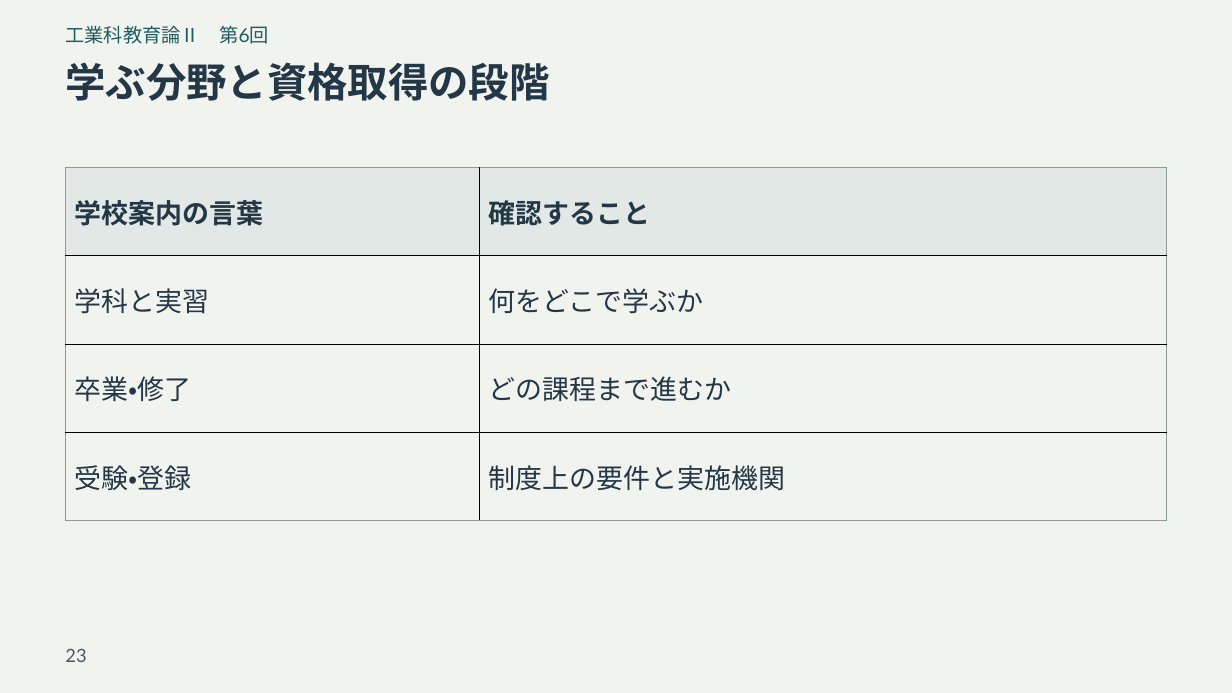
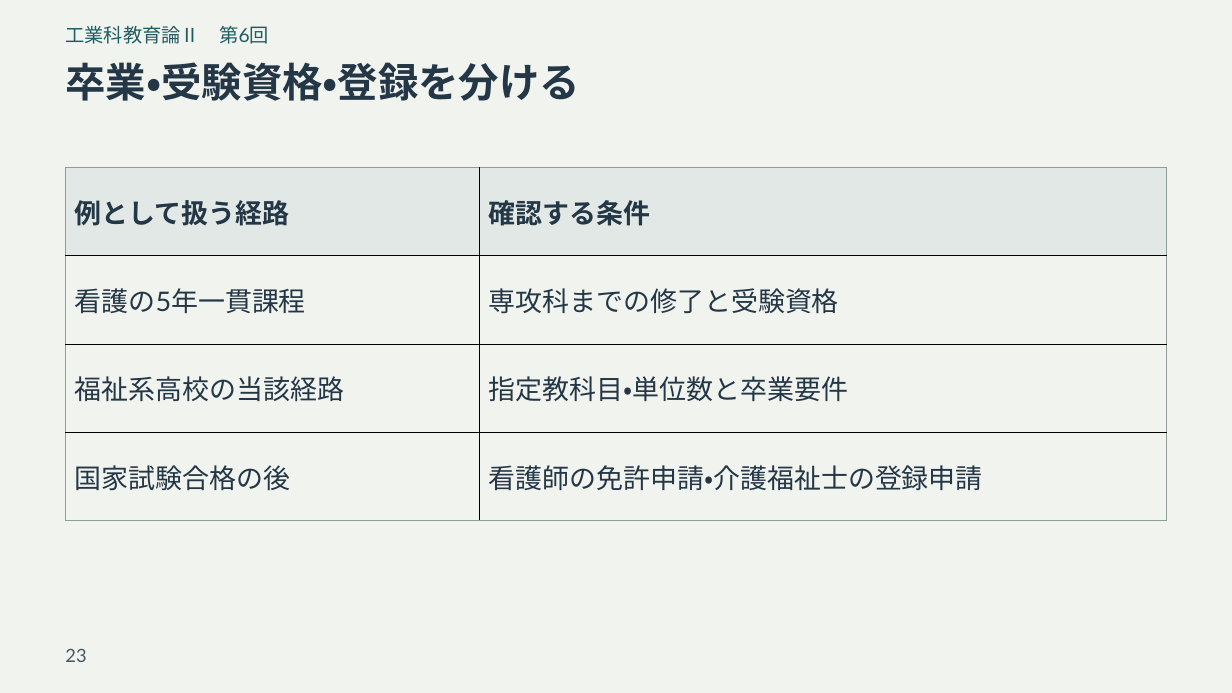
Before and after one commit to zooc-14calbp/industrial-education-ii, a slide deck: slide 23 of reorganized/20261105/expanded/slides.pptx. Drawn at 1232x693 pixels with LibreOffice and Linux fonts; fonts in the diff are those of the drawing. Boxes give left, top, right and bottom in pixels: in the first picture for what was removed or moved away, otherwise in the second. Text is boxed around its words. In the diff, an @@ line names an element or a change of style, - is before the commit and + after.

```diff
--- a/reorganized/20261105/expanded/slides.pptx
+++ b/reorganized/20261105/expanded/slides.pptx
@@ title at (65,62,580,101): text changed @@
-学ぶ分野と資格取得の段階
+卒業・受験資格・登録を分ける
@@ table at (66,167,1167,520) @@
-row 1, column 1: 学校案内の言葉
+row 1, column 1: 例として扱う経路
-row 1, column 2: 確認すること
+row 1, column 2: 確認する条件
-row 2, column 1: 学科と実習
+row 2, column 1: 看護の5年一貫課程
-row 2, column 2: 何をどこで学ぶか
+row 2, column 2: 専攻科までの修了と受験資格
-row 3, column 1: 卒業・修了
+row 3, column 1: 福祉系高校の当該経路
-row 3, column 2: どの課程まで進むか
+row 3, column 2: 指定教科目・単位数と卒業要件
-row 4, column 1: 受験・登録
+row 4, column 1: 国家試験合格の後
-row 4, column 2: 制度上の要件と実施機関
+row 4, column 2: 看護師の免許申請・介護福祉士の登録申請
```
Also in this commit, not shown: 4 other slides changed, 12 other files.
